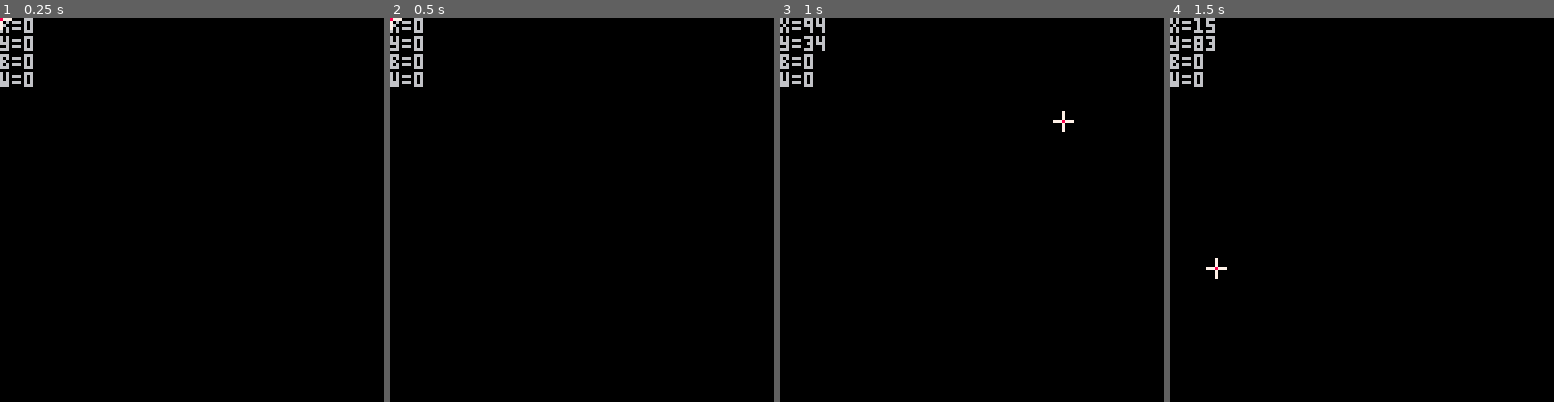
Above: before the commit, frames 1-4 (left to right).
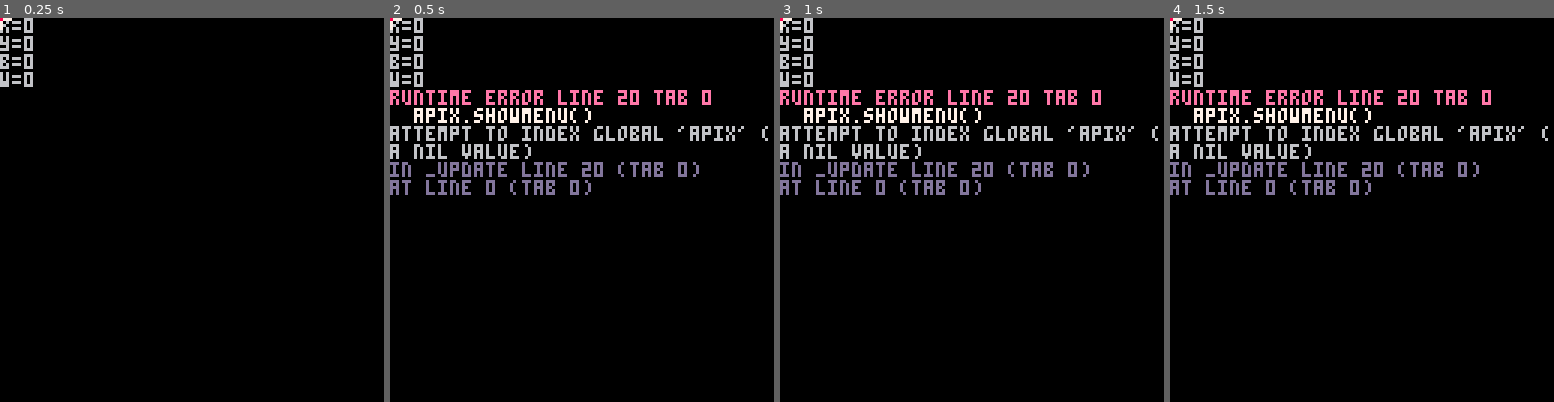
Above: after the commit, the same moments.

Repository: 0xcafed00d/tac08
Game: PICO-8 cartridge tests/mousetest.p8
The game is run twice, just before and just after one commit, with the same random seed, the same clock (stepped at 60 frames per second) and the same inputs.
Inputs (mouse positions are in pixels of both pictures, inside the frame that each line leads up to):
- Up to frame 1 (0.25 s): no input
- Up to frame 2 (0.5 s): tap X (X key) at 0.33 s
- Up to frame 3 (1 s): click (1060, 121) at 0.67 s
- Up to frame 4 (1.5 s): tap X (X key) at 1.07 s; click (1216, 267) at 1.22 s

Frame 1 is identical in both runs. In frame 2, 6.1% of the frame differs, in the area x 0-99%, y 18-47%; in frame 3, 6.4%; in frame 4, 6.4%, in the area x 0-99%, y 0-68%.
Error after the commit: runtime error line 20 tab 0; apix.showmenu(); attempt to index global 'apix' (a nil value)

Commit message:
added mouse/touchscreen supprt to pause menu

Diff:
--- a/src/firmware.lua
+++ b/src/firmware.lua
@@ -82,6 +82,14 @@
 	run()
 end
 
+__tac08__.p_in_r = function (px, py, rx, ry, rw, rh)
+	if (px < rx) return false
+	if (py < ry) return false
+	if (px > rx+rw) return false
+	if (py > ry+rh) return false
+	return true
+end
+
 
 -- pause menu
 __tac08__.menu = {
@@ -98,6 +106,7 @@
 	bg = 0,
 	t1 = 7,
 	t2 = 6,
+	old_lmb = 0,
 
 	resetmenu = function(m)
 		for i = 1, 5 do
@@ -142,10 +151,11 @@
 		return false;
 	end,
 
+	-- returns true if menu is to dismissed
 	draw = function(m)
 		pal()
-		local w = 0
-		local h = 0
+		local w = 0 -- width of menu
+		local h = 0 -- height of menu
 		for i in all(m.items) do
 			if i[1] ~= nil then
 				w = max(w, #i[1])
@@ -161,8 +171,24 @@
 		rect(x+1, y+1, x+w-1, y+h-1, m.t1)
 		y += 8
 
+		local mx = stat(32)
+		local my = stat(33)
+		local lmb = band(stat(34), 1)
+
 		for i = 1, #m.items do
 			if m.items[i][1] ~= nil then
+				if __tac08__.p_in_r(mx, my, x, y, w, 7)  then
+					if lmb == 1 then
+						m.current = i - 1
+					end
+					if lmb == 0 and m.old_lmb == 1 then
+						local f = m.items[m.current+1][2]
+						m.old_lmb = 0
+						if (f) f()
+						return true
+					end
+				end
+
 				if i == m.current+1 then
 					print (">", x+6, y, m.t1)
 					print (m.items[i][1], x+12, y, m.t1)
@@ -172,6 +198,8 @@
 				y += 8
 			end
 		end
+		m.old_lmb = lmb
+		return false
 	end
 }
 
@@ -179,8 +207,7 @@
 	if __tac08__.menu:update() then
 		return true
 	else
-		__tac08__.menu:draw()
-		return false
+		return __tac08__.menu:draw()
 	end
 end
 
--- a/tests/mousetest.p8
+++ b/tests/mousetest.p8
@@ -3,6 +3,15 @@
 __lua__
 function _init()
 	poke(0x5f2d, 1)
+	apix = __tac08__
+	if apix then
+		apix.cursor(true)
+	end
+
+	menuitem (1, "item 1", function () printh("Item 1") end)
+	menuitem (2, "item 2", function () printh("Item 2") end)
+	menuitem (3, "item 3", function () printh("Item 3") end)
+	menuitem (4, "item 4", function () printh("Item 4") end)
 end
 
 function _update()
@@ -10,6 +19,9 @@
 	y = stat(33)
 	b = stat(34)
 	w = stat(36)
+	if btnp(5) then
+		apix.showmenu()
+	end
 end
 
 function _draw()
Not shown, changed: src/pico_core.cpp
Not shown, changed: src/pico_core.h
Not shown, changed: src/pico_script.cpp
